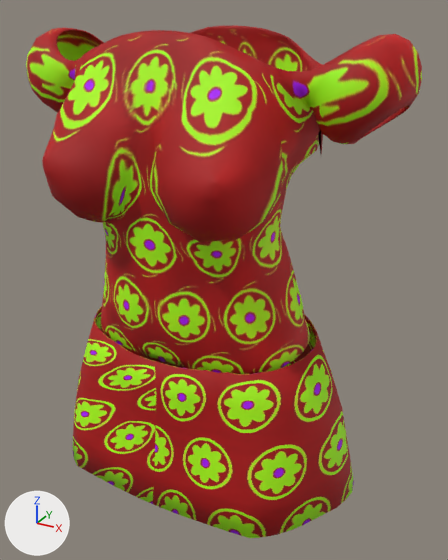
An edit to the glTF model public/models/studio/pieces/dress_velvet_mini.glb, drawn before and after from the same camera.
Camera for both pictures: a 50 mm camera at (0.413, -0.714, 1.293) aimed at (0.033, -0.025, 0.948). Lighting does not change. The marker at lower left points along +X, +Y and +Z. The older version comes first. Both versions are drawn at full value of the shape key 'Bust_Pos' of 'Outfit_dress_velvet_mini'; the numbers are the values there. Vertices at exactly the same position are counted once.

In view in the first picture: 'Outfit_dress_velvet_mini'.
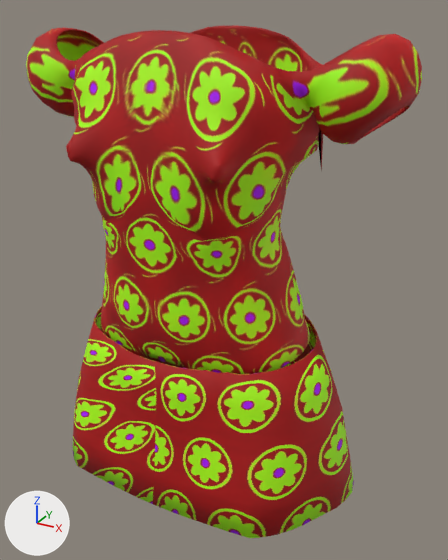
Patch to the scene script:
```diff
--- a/public/models/studio/pieces/dress_velvet_mini.glb.py
+++ b/public/models/studio/pieces/dress_velvet_mini.glb.py
@@ me_piece_dress_velvet_mini @@
 # used by ob_outfit_dress_velvet_mini; location = (0.0, 0.0, 0.0)
-me_piece_dress_velvet_mini.from_pydata(...)  # 3806 vertices, 7620 faces; spans x -0.264..0.264, y -0.194..0.122, z 0.654..1.271
+me_piece_dress_velvet_mini.from_pydata(...)  # 3806 vertices, 7620 faces; spans x -0.264..0.264, y -0.172..0.122, z 0.654..1.271
+# me_piece_dress_velvet_mini part 1: 686 of 3806 vertices moved; they spanned x -0.162..0.162, y -0.194..-0.02, z 1.048..1.236 and now span x -0.162..0.162, y -0.164..-0.019, z 1.05..1.235; mean shift (0.0, 0.014, 0.009); largest move (0.084, -0.171, 1.063) -> (0.088, -0.15, 1.12)
 me_piece_dress_velvet_mini.materials.append(mat_piece_velvet)
```

Pixel boxes [x1, y1, x2, y2] of what changed, in the pictures (448 x 560 px; the box of a moved part takes in the faces that stretch with it):
part 1 of me_piece_dress_velvet_mini, moved or reshaped
    before: [42, 44, 323, 242]
    after: [66, 44, 323, 242]
